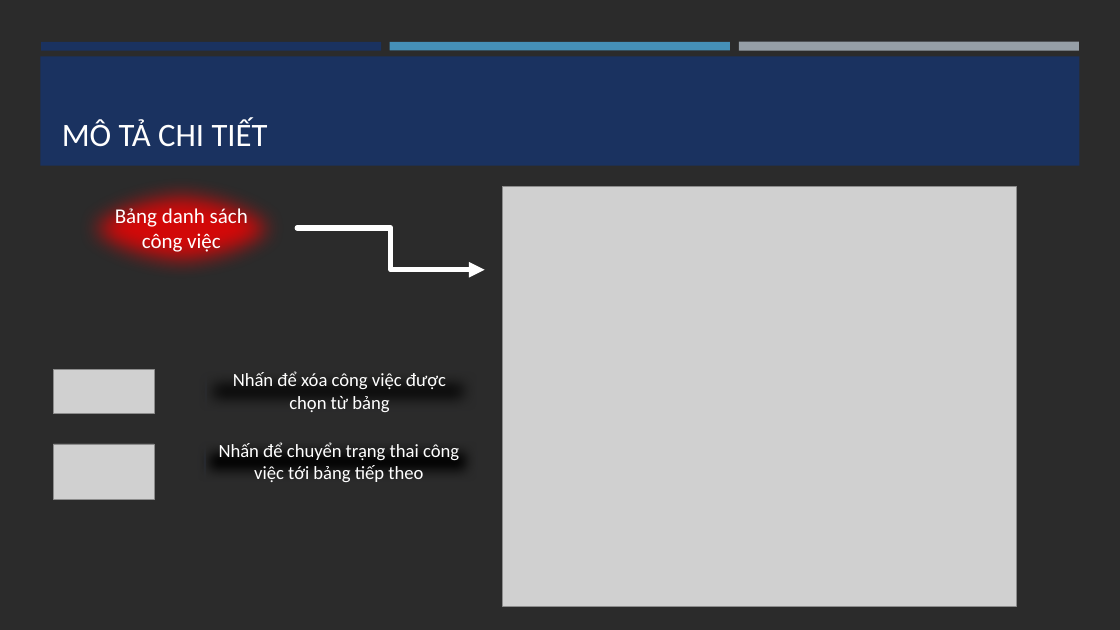
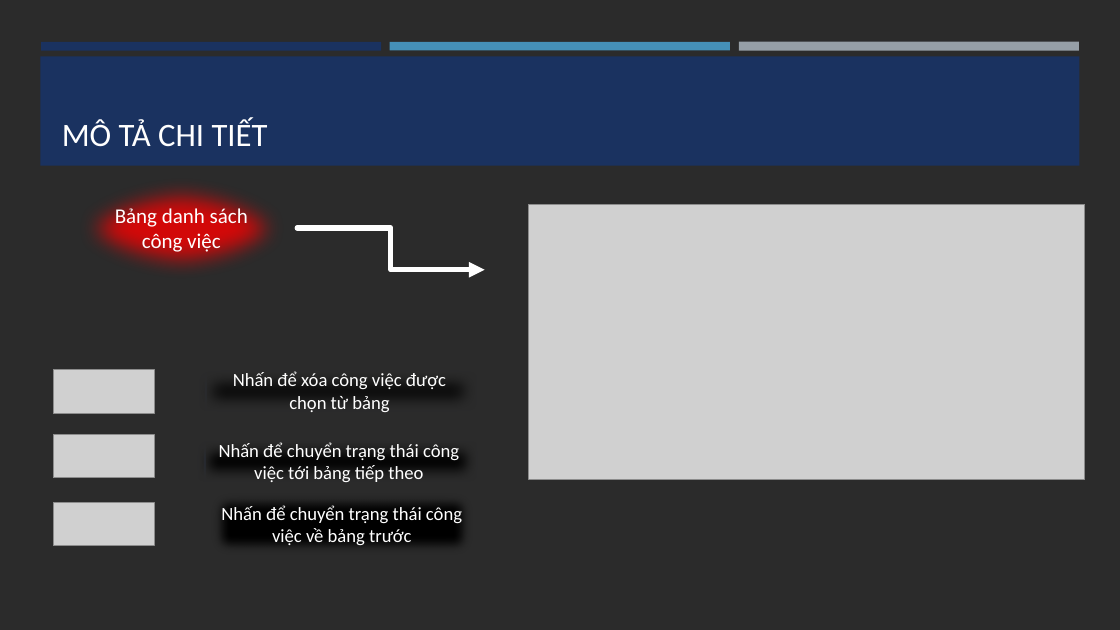
Before and after one commit to Huutran2702/Task-Manager-Using-KanbanBoard-by-Java, a slide deck: slide 13 of TASK MANAGER USING KANBAN BOARD.pptx. Drawn at 1120x630 pixels with LibreOffice and Linux fonts; fonts in the diff are those of the drawing; grey boxes stand for pictures; background and template pictures are left out; a plain dark background stands for a picture behind light text. Boxes give left, top, right and bottom in pixels: in the first picture for what was removed or moved away, otherwise in the second. Text is boxed around its words. In the diff, an @@ line names an element or a change of style, - is before the commit and + after.

```diff
--- a/TASK MANAGER USING KANBAN BOARD.pptx
+++ b/TASK MANAGER USING KANBAN BOARD.pptx
@@ picture: place and size @@
-picture at (502,187,1017,607)
+picture at (529,204,1086,479)
@@ picture: place and size @@
-picture at (54,444,155,500)
+picture at (53,434,154,478)
@@ text in horizontal scroll at (219,442,459,482): text changed @@
-Nhấn để chuyển trạng thai công việc tới bảng tiếp theo
+Nhấn để chuyển trạng thái công việc tới bảng tiếp theo
@@ picture added at (53,502,154,546) @@
@@ rectangle added at (208,489,476,559), fill #000000, outline #132547 1.75 pt, 16 pt, text #FFFFFF @@
+Nhấn để chuyển trạng thái công việc về bảng trước
```
Also in this commit, not shown: 1 other slide changed, 2 other files.
